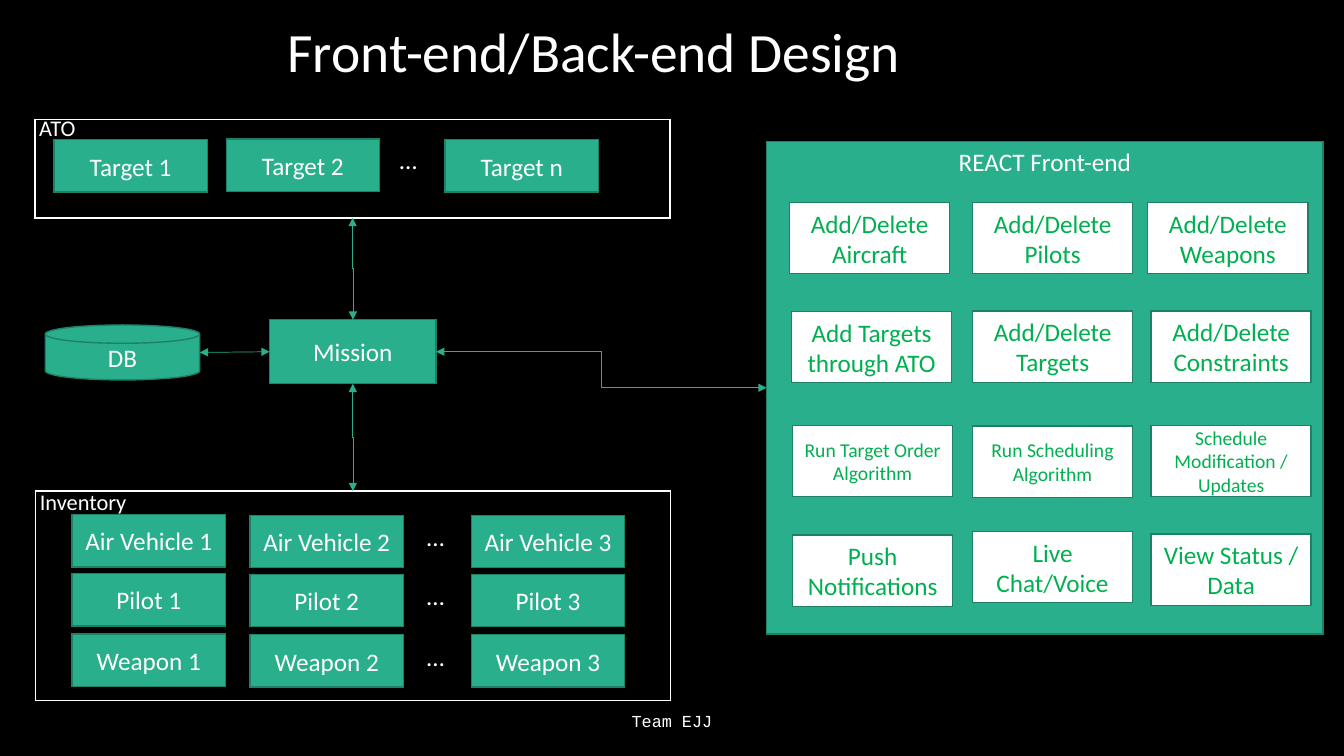
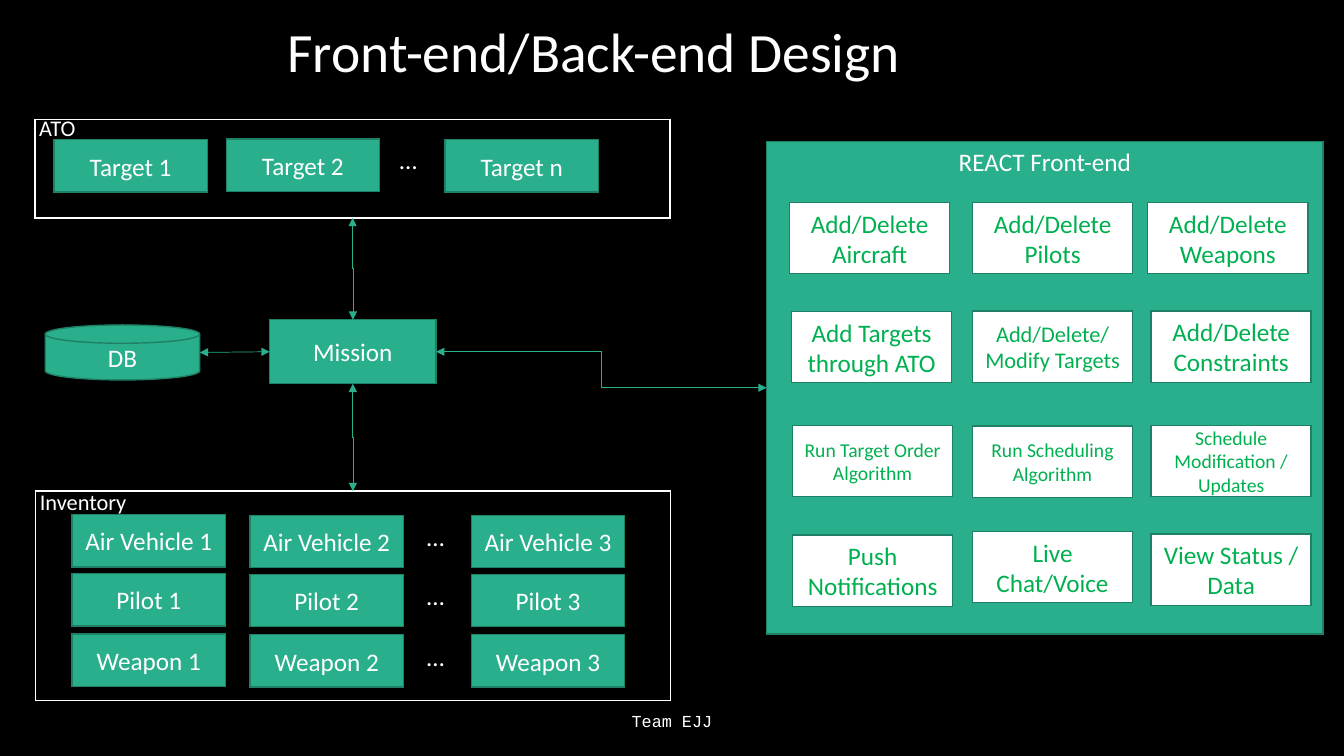
Before and after one commit to Jonathan805/RestrictedPlanning, a slide deck: slide 2 of TeamEJJ_Summary.pptx. Drawn at 1344x756 pixels with LibreOffice and Linux fonts; fonts in the diff are those of the drawing. Boxes give left, top, right and bottom in pixels: in the first picture for what was removed or moved away, otherwise in the second. Text is boxed around its words. In the diff, an @@ line names an element or a change of style, - is before the commit and + after.

```diff
--- a/TeamEJJ_Summary.pptx
+++ b/TeamEJJ_Summary.pptx
@@ text in rectangle at <box>985,326,1120,372</box>: text changed; size 18 to 16 pt @@
-Add/Delete Targets
+Add/Delete/ Modify Targets
```
Also in this commit, not shown: 3 other slides changed.
